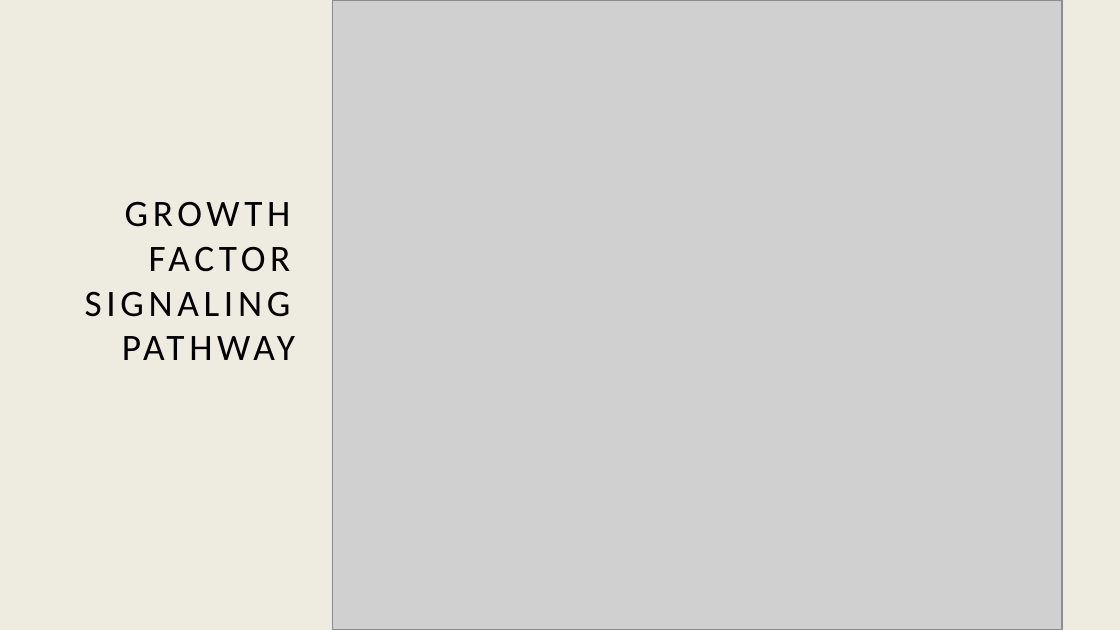
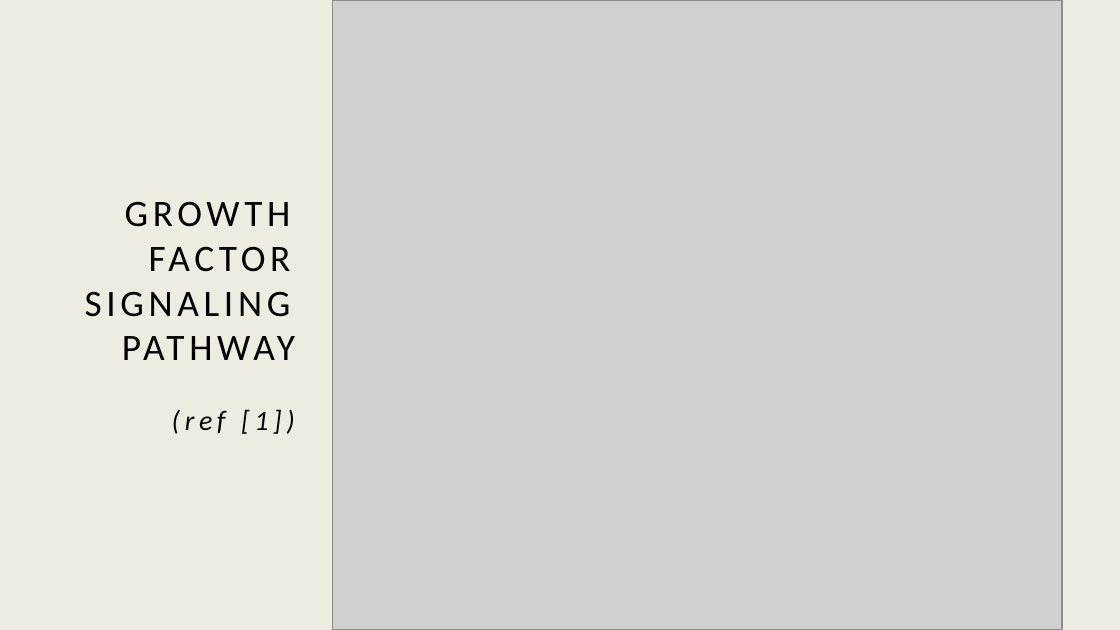
Before and after one commit to AcOdErKa/c--a--n--c--e--r12_16_17, a slide deck: slide 7 of finalDocs/ppt.pptx (slide 6 before the commit). Drawn at 1120x630 pixels with LibreOffice and Linux fonts; fonts in the diff are those of the drawing; grey boxes stand for pictures. Boxes give left, top, right and bottom in pixels: in the first picture for what was removed or moved away, otherwise in the second. Text is boxed around its words. In the diff, an @@ line names an element or a change of style, - is before the commit and + after.

```diff
--- a/finalDocs/ppt.pptx
+++ b/finalDocs/ppt.pptx
@@ text at <box>172,409,295,434</box>: paragraph added @@
+(ref [1])
```
Also in this commit, not shown: 7 other slides changed, 27 slides added.
